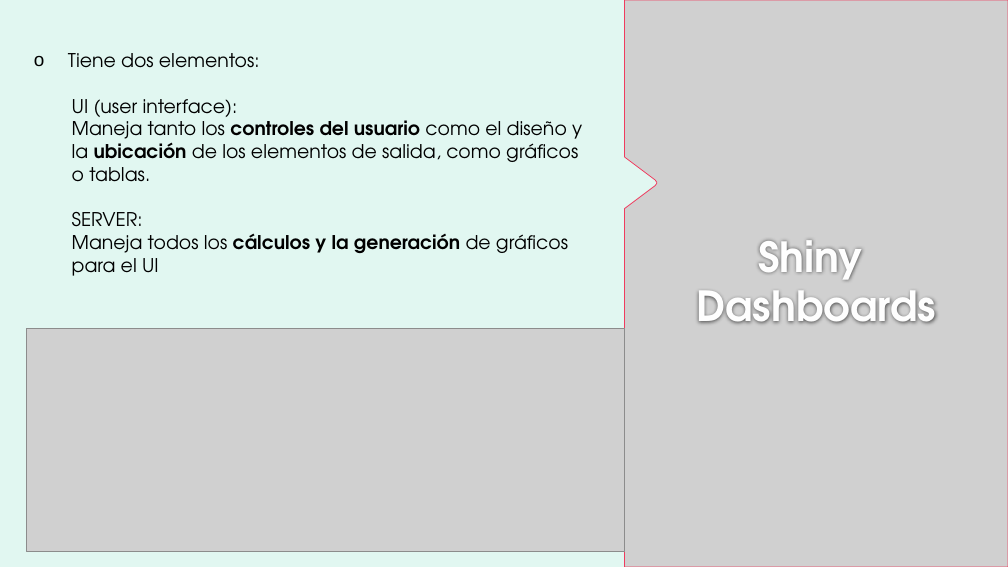
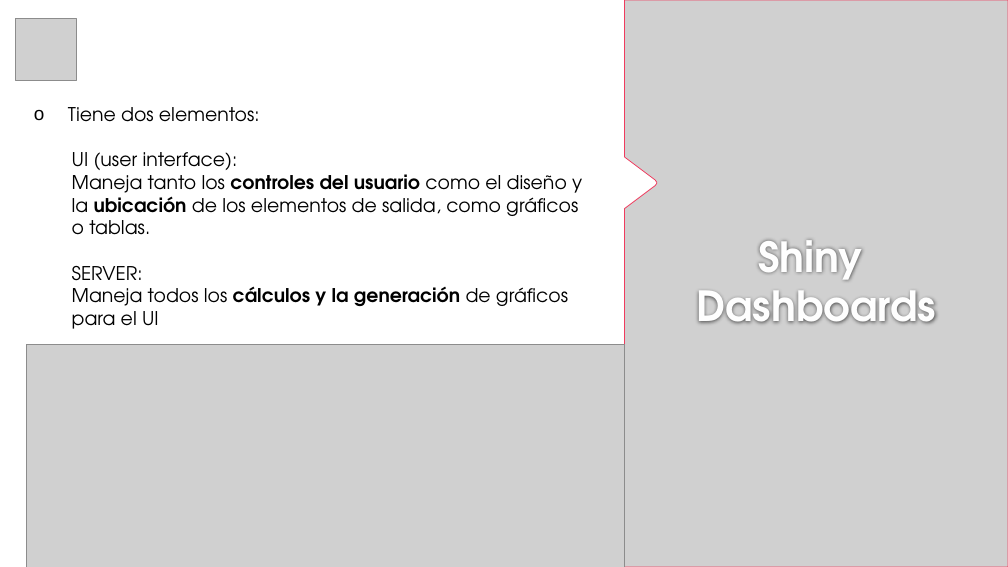
Before and after one commit to mcag2099/Taller_IEEE_Siendo_Creativos_R, a slide deck: slide 10 of Ppt_rmarkdown_shiny.pptx (slide 8 before the commit). Drawn at 1008x567 pixels with LibreOffice and Linux fonts; fonts in the diff are those of the drawing; grey boxes stand for pictures; background and template pictures are left out. Boxes give left, top, right and bottom in pixels: in the first picture for what was removed or moved away, otherwise in the second. Text is boxed around its words. In the diff, an @@ line names an element or a change of style, - is before the commit and + after.

```diff
--- a/Ppt_rmarkdown_shiny.pptx
+++ b/Ppt_rmarkdown_shiny.pptx
@@ background #E1F7F1 to #FFFFFF @@
@@ picture added at box(15, 18, 76, 80) @@
@@ text "Tiene dos elementos:": place and size @@
-text "Tiene dos elementos:" at box(68, 53, 582, 276)
+text "Tiene dos elementos:" at box(68, 107, 582, 329)
@@ picture: place and size @@
-picture at box(26, 328, 625, 552)
+picture at box(26, 345, 625, 567)
```
Also in this commit, not shown: 11 other slides changed, 3 slides added, 1 slide removed, 6 other files.
